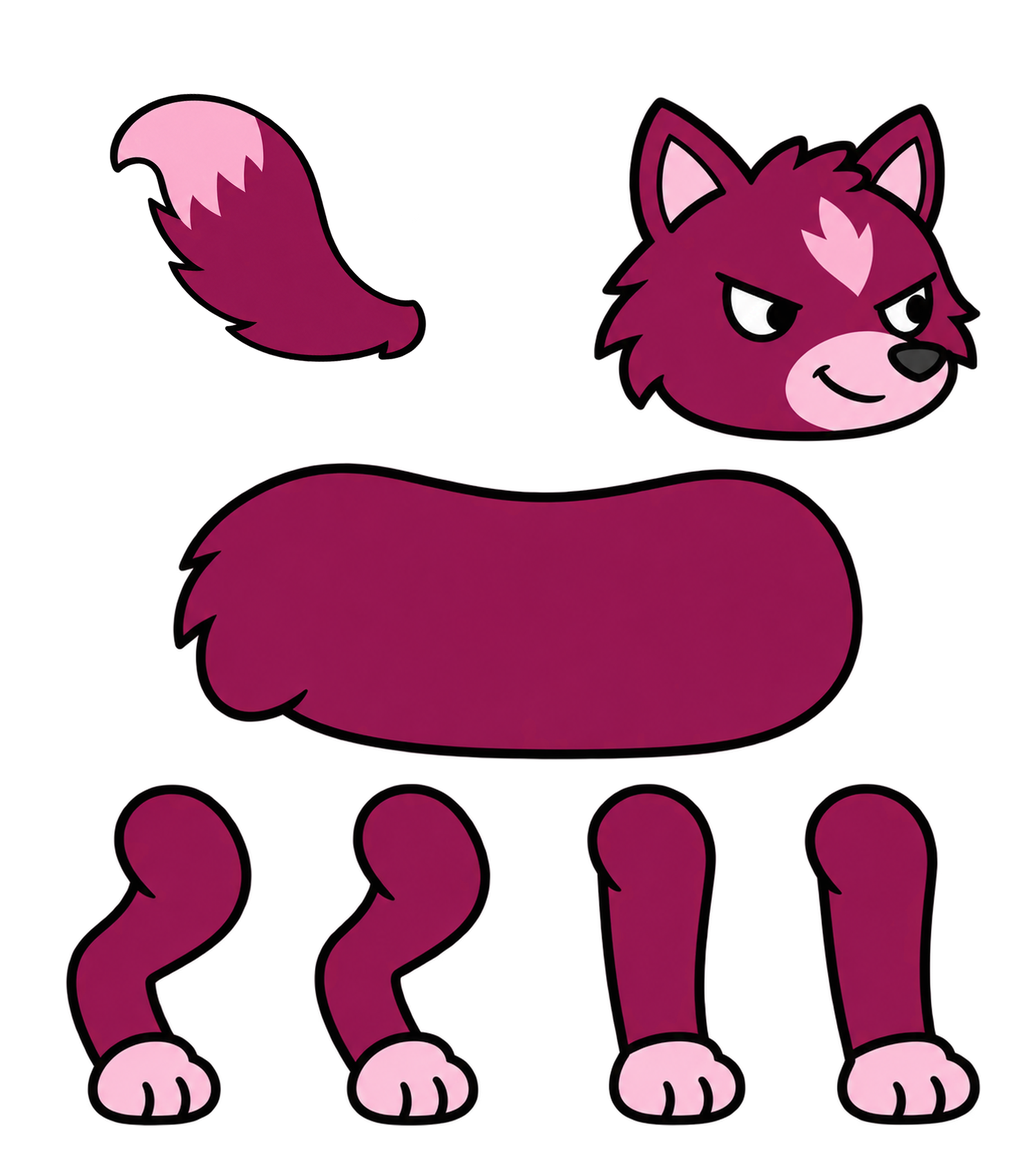
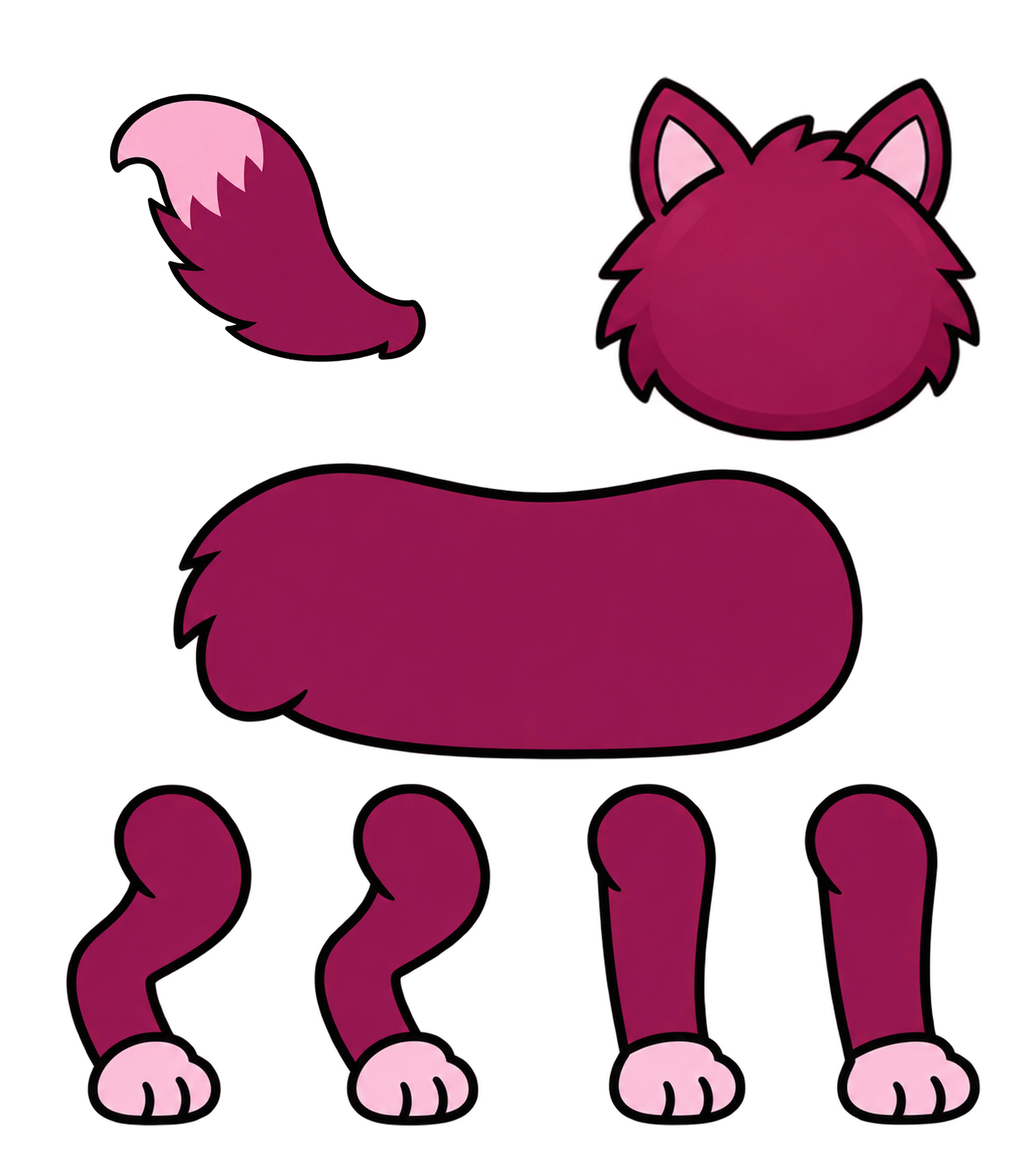
Revision of a layered 1036 × 1174 image; what changed, layer by layer:
painted on "머리" over [593, 76, 981, 442]
